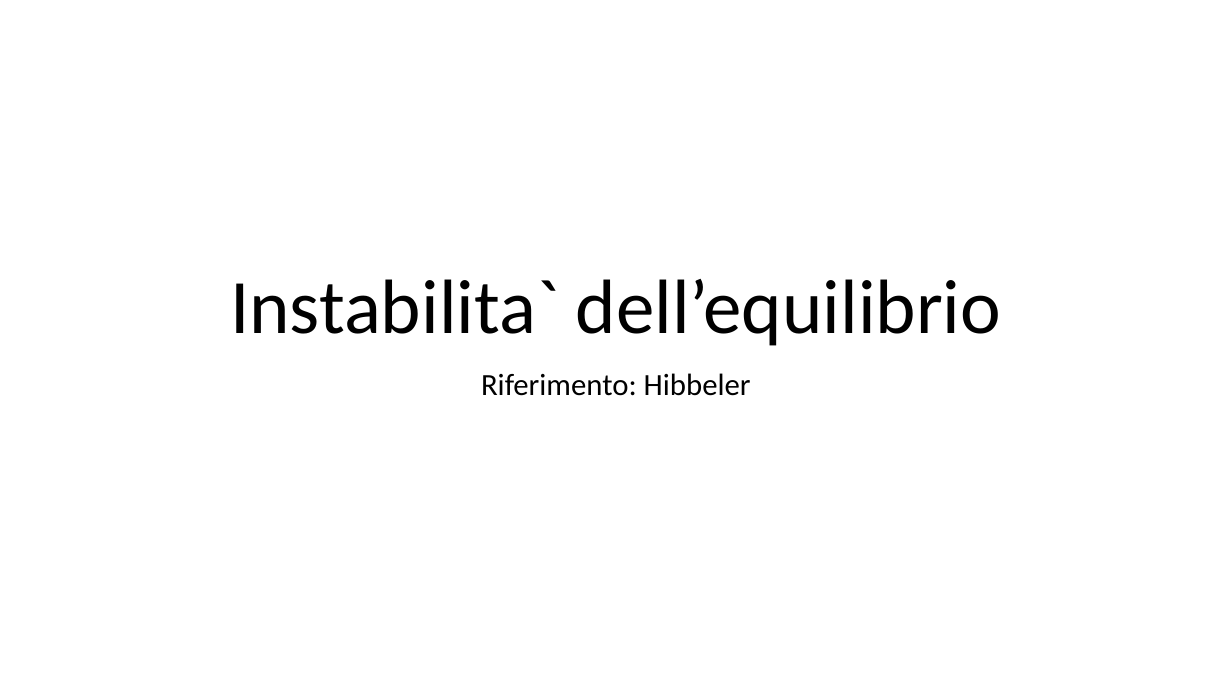
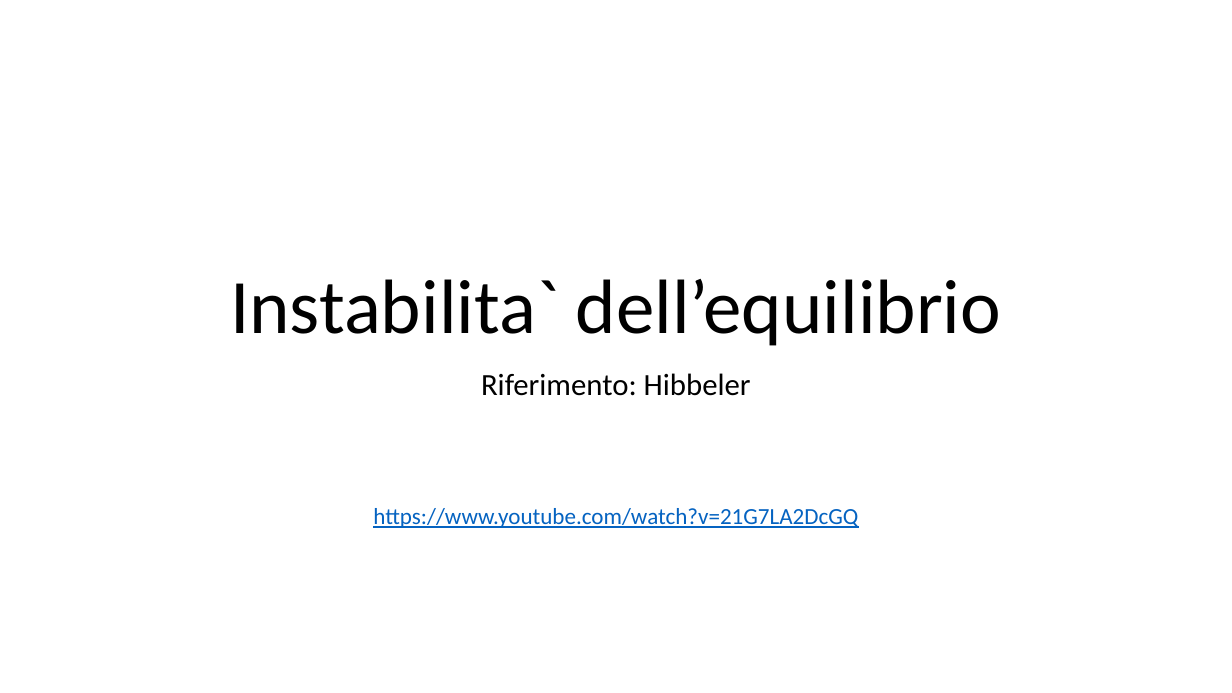
Before and after one commit to giuseppetomassetti/SdC, a slide deck: slide 1 of lezioni/H 16 instabilita.pptx. Drawn at 1232x693 pixels with LibreOffice and Linux fonts; fonts in the diff are those of the drawing. Boxes give left, top, right and bottom in pixels: in the first picture for what was removed or moved away, otherwise in the second. Text is boxed around its words. In the diff, an @@ line names an element or a change of style, - is before the commit and + after.

```diff
--- a/lezioni/H 16 instabilita.pptx
+++ b/lezioni/H 16 instabilita.pptx
@@ text added at bbox=[373, 508, 858, 528], 18 pt, text #0563C1, underline @@
+https://www.youtube.com/watch?v=21G7LA2DcGQ
```
Also in this commit, not shown: 4 other slides changed, 6 slides added, 3 slides removed, 1 other file.
